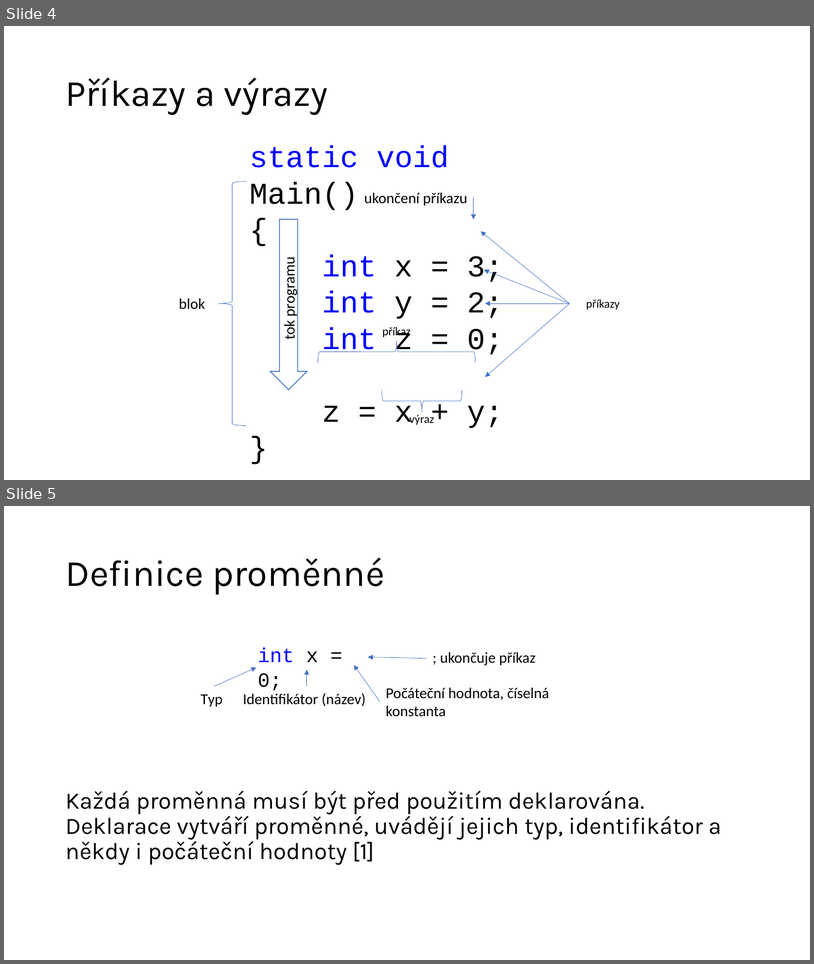
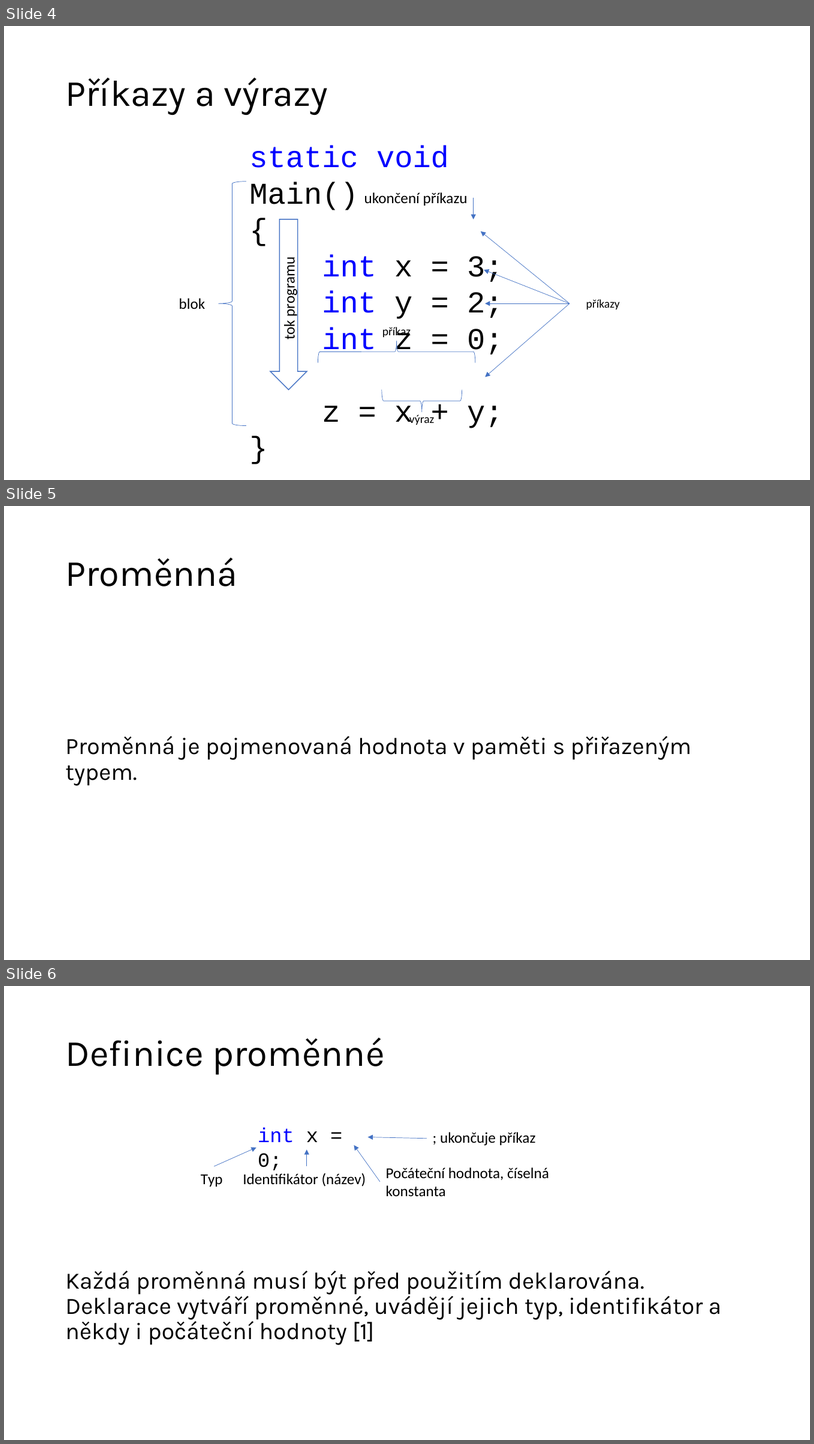
Before and after one commit to ekral/FAI, a slide deck: PA/presentations/ZAP_11_zasobnik_halda_reference.pptx. Shown one above the other, each under a label of ours: slides 4 and 5 before the commit, slides 4, 5 and 6 after it. The pictures are 814x964 and 814x1444 pixels, drawn with LibreOffice and Linux fonts; fonts in the diff are those of the drawing. Boxes give left, top, right and bottom in pixels: in the first picture for what was removed or moved away, otherwise in the second. Text is boxed around its words. In the diff, an @@ line names an element or a change of style, - is before the commit and + after.

```diff
--- a/PA/presentations/ZAP_11_zasobnik_halda_reference.pptx
+++ b/PA/presentations/ZAP_11_zasobnik_halda_reference.pptx
@@ slide 5 added at [4,506,810,960], background #FFFFFF @@
@@ title added at [65,558,237,586], 44 pt, text #000000 @@
+Proměnná
@@ text added at [65,736,692,786], 28 pt, text #000000 @@
+Proměnná je pojmenovaná hodnota v paměti s přiřazeným typem.
@@ what was slide 5 is now slide 6 @@
```
Also in this commit, not shown: 1 other file.
